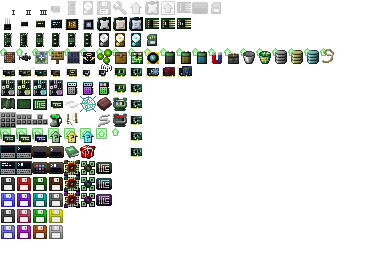
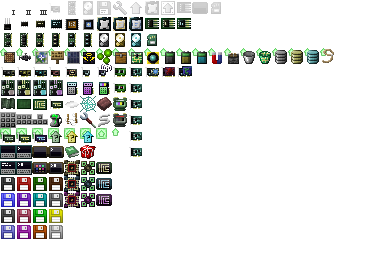
Revision of a layered 384 × 256 image; what changed, layer by layer:
painted on "items" (2nd of 2, in "items") over (x1=80, y1=112, x2=96, y2=128)
